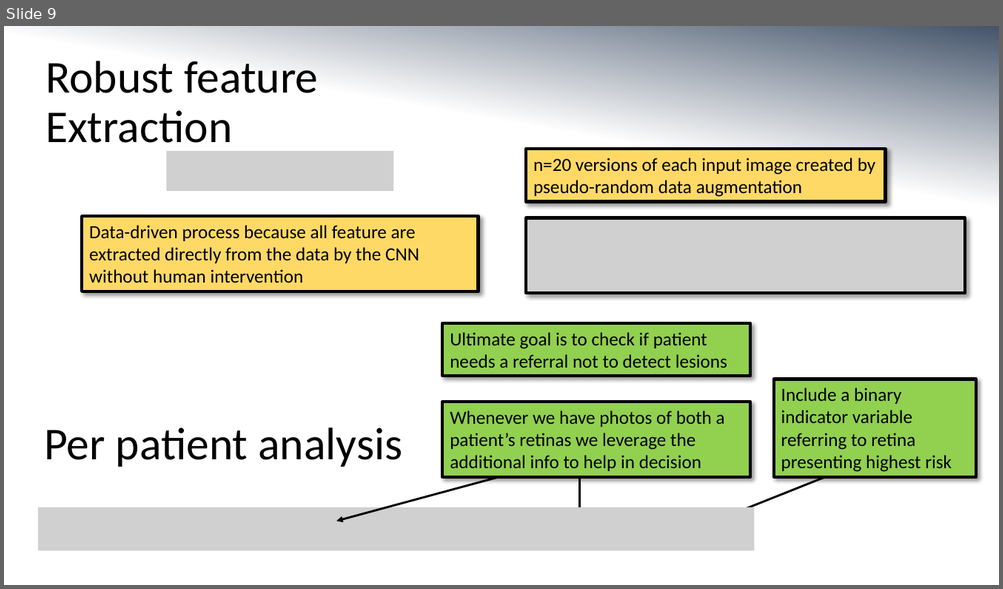
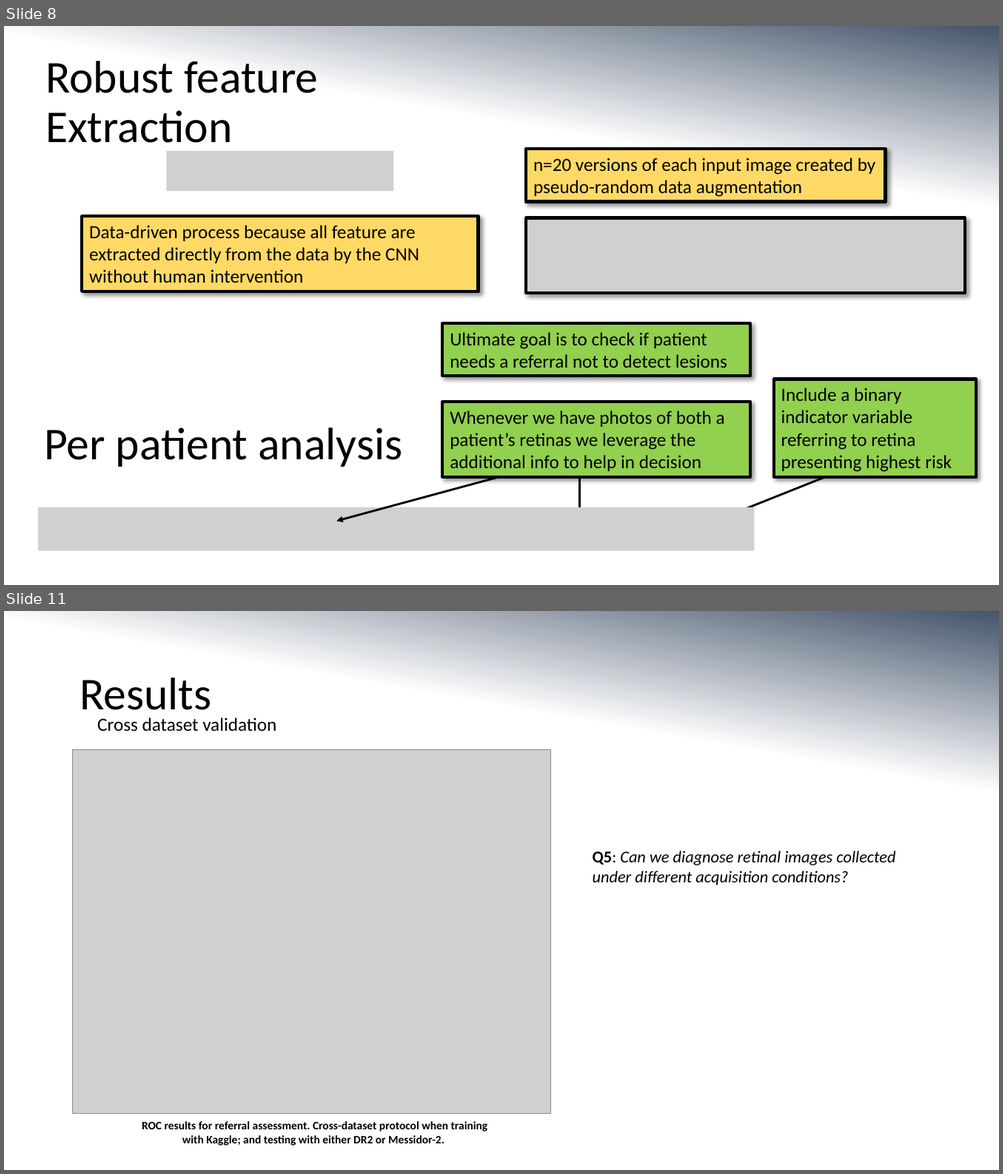
Before and after one commit to MorganMWJ/sem1020-paper-presentations, a slide deck: dr_slides.pptx. Shown one above the other, each under a label of ours: slide 9 before the commit, slides 8 and 11 after it; the slides between them are not shown. The pictures are 1003x589 and 1003x1174 pixels, drawn with LibreOffice and Linux fonts; fonts in the diff are those of the drawing; grey boxes stand for pictures. Boxes give left, top, right and bottom in pixels: in the first picture for what was removed or moved away, otherwise in the second. Text is boxed around its words. In the diff, an @@ line names an element or a change of style, - is before the commit and + after.

```diff
--- a/dr_slides.pptx
+++ b/dr_slides.pptx
@@ slide 11 added at (x1=4, y1=611, x2=999, y2=1170), background gradient #44546A to #FFFFFF @@
@@ title added at (x1=79, y1=678, x2=211, y2=721), 44 pt, text #000000 @@
+Results
@@ text added at (x1=97, y1=718, x2=276, y2=732), 18 pt, text #000000 @@
+Cross dataset validation
@@ picture added at (x1=73, y1=750, x2=551, y2=1114) @@
@@ text added at (x1=592, y1=851, x2=895, y2=886), 16 pt, text #000000, italic @@
+Q5: Can we diagnose retinal images collected under different acquisition conditions?
@@ text added at (x1=142, y1=1122, x2=488, y2=1146), 11 pt, text #000000, bold @@
+ROC results for referral assessment. Cross-dataset protocol when training with Kaggle; and testing with either DR2 or Messidor-2.
@@ what was slide 9 is now slide 8 @@
```
Also in this commit, not shown: 9 slides changed, 4 other slides added, 2 slides removed, 10 other files.
